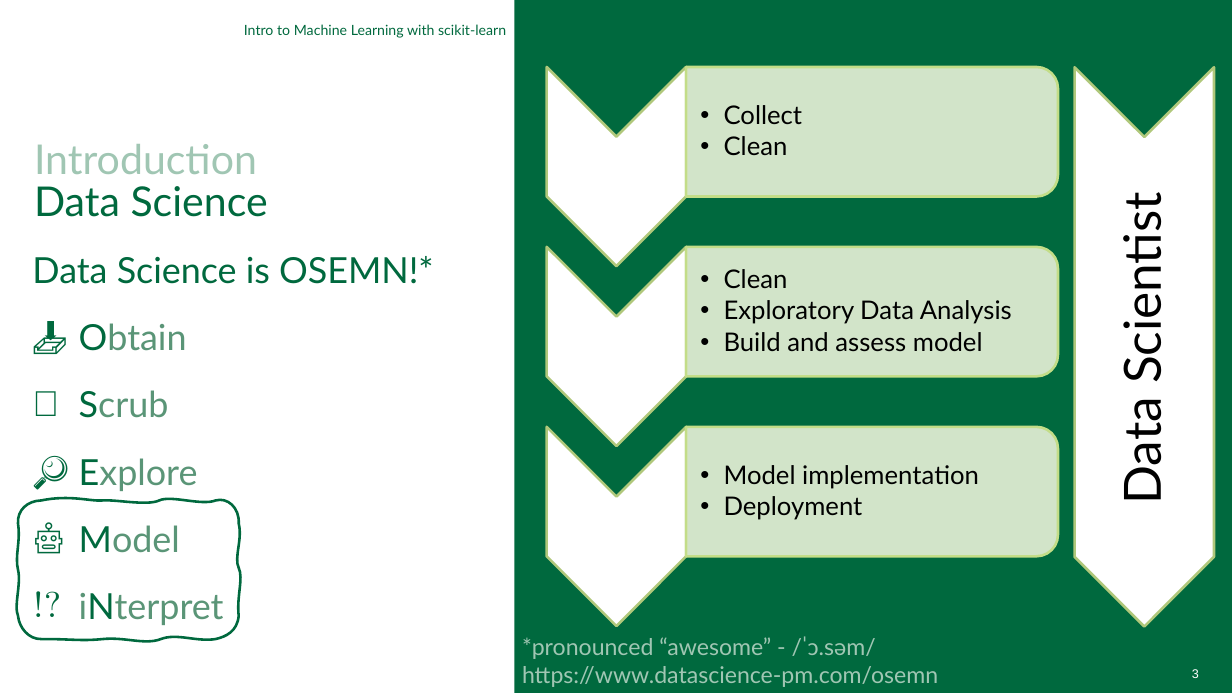
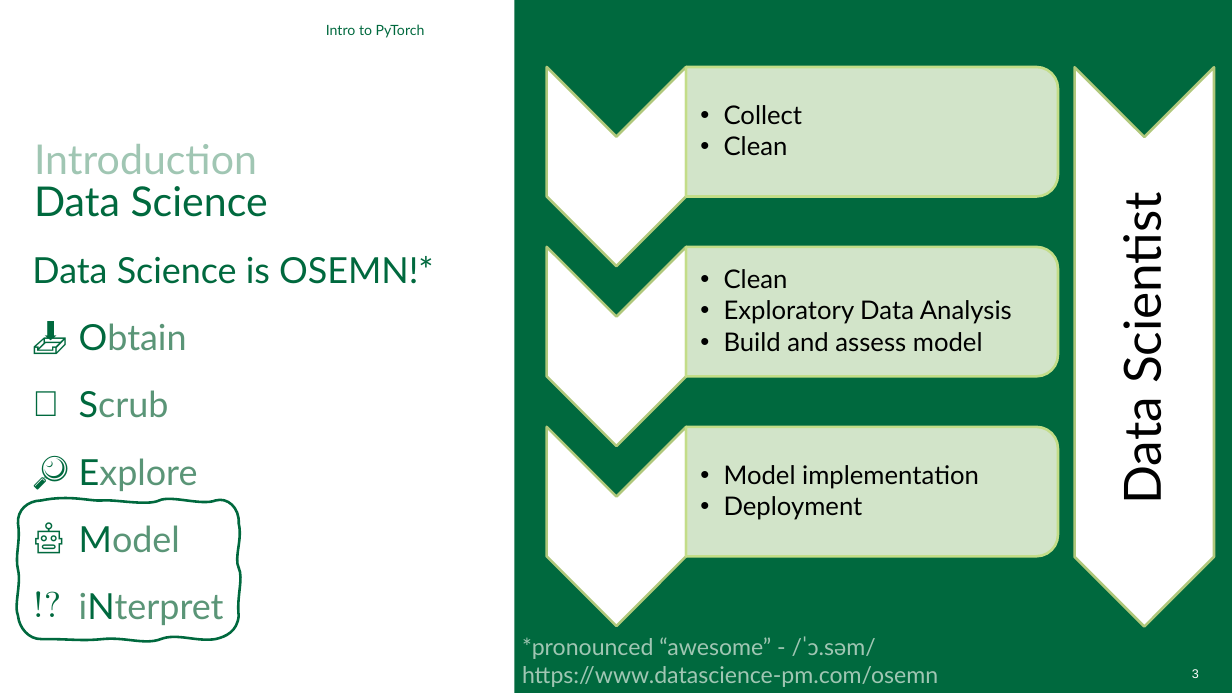
Before and after one commit to Simon-Stone/qbs-applied-data-science, a slide deck: slide 3 of 08-Intro-to-PyTorch/intro/Intro-to-PyTorch.pptx. Drawn at 1232x693 pixels with LibreOffice and Linux fonts; fonts in the diff are those of the drawing; background and template pictures are left out. Boxes give left, top, right and bottom in pixels: in the first picture for what was removed or moved away, otherwise in the second. Text is boxed around its words. In the diff, an @@ line names an element or a change of style, - is before the commit and + after.

```diff
--- a/08-Intro-to-PyTorch/intro/Intro-to-PyTorch.pptx
+++ b/08-Intro-to-PyTorch/intro/Intro-to-PyTorch.pptx
@@ text at (x1=326, y1=24, x2=425, y2=38): text changed @@
-Intro to Machine Learning with scikit-learn
+Intro to PyTorch
```
Also in this commit, not shown: 2 slides added.
